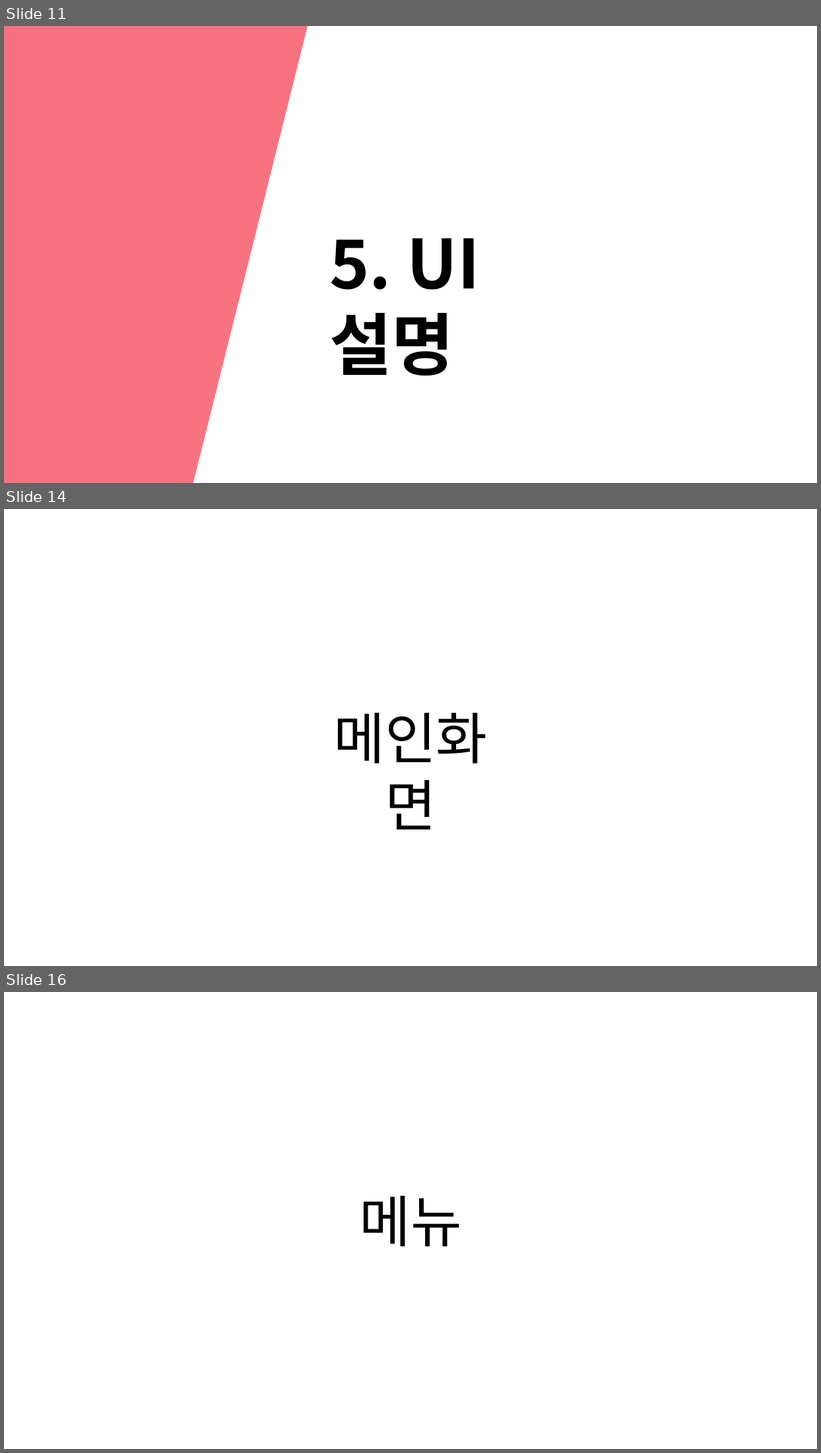
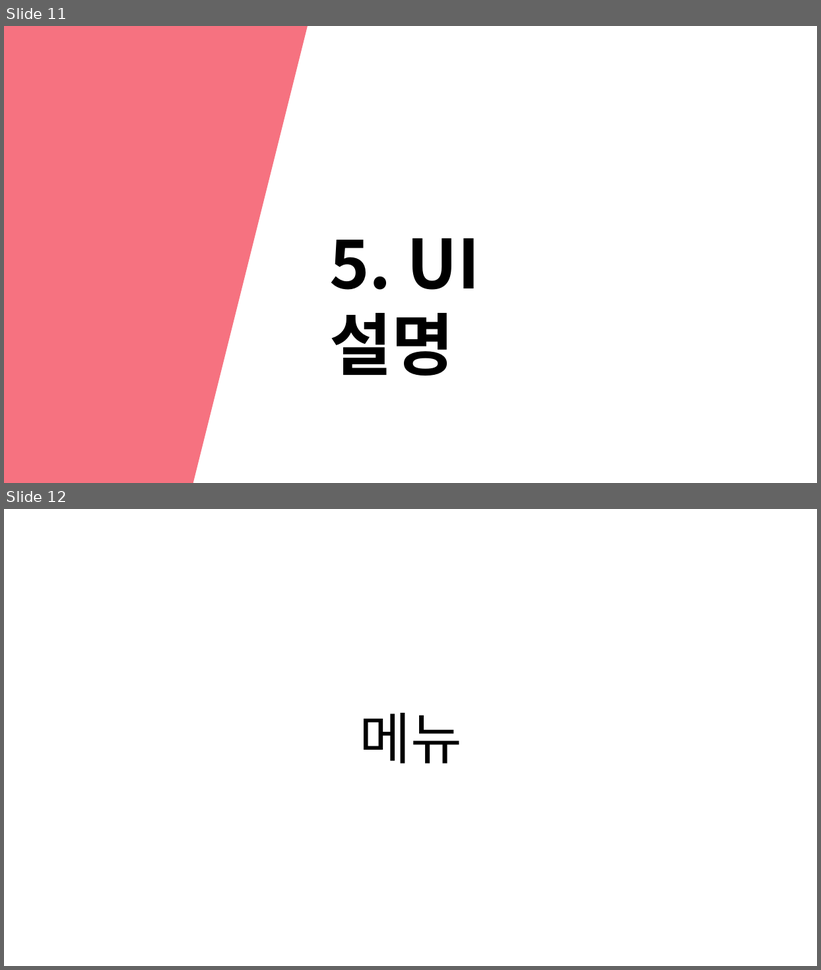
Before and after one commit to dgsw-2019-hackathon/J_B_H_AirConditioner, a slide deck: pptFile/ppt.pptx. Shown one above the other, each under a label of ours: slides 11, 14 and 16 before the commit, slides 11 and 12 after it; the slides between them are not shown. The pictures are 821x1453 and 821x970 pixels, drawn with LibreOffice and Linux fonts; fonts in the diff are those of the drawing. Boxes give left, top, right and bottom in pixels: in the first picture for what was removed or moved away, otherwise in the second. Text is boxed around its words. In the diff, an @@ line names an element or a change of style, - is before the commit and + after.

```diff
--- a/pptFile/ppt.pptx
+++ b/pptFile/ppt.pptx
@@ slide 14 removed at bbox=[4, 509, 817, 966], background #FFFFFF @@
@@ text removed at bbox=[333, 713, 488, 830] @@
-메인화면
@@ what was slide 16 is now slide 12 @@
```
Also in this commit, not shown: 4 slides changed, 6 slides added, 9 other slides removed.
